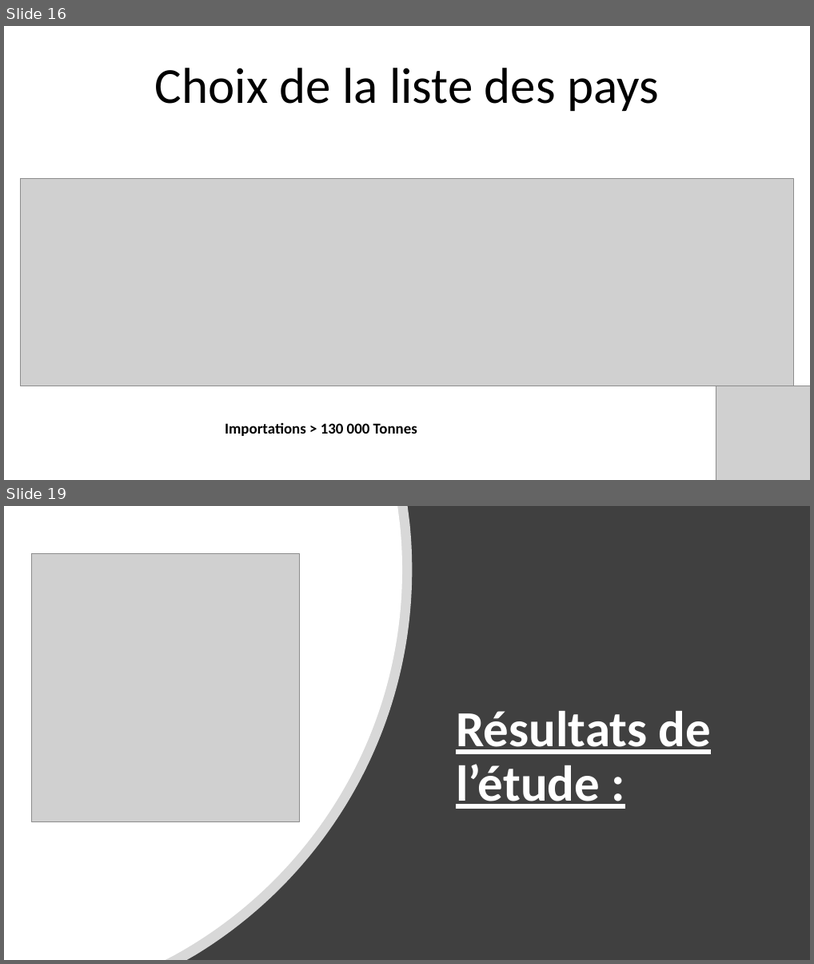
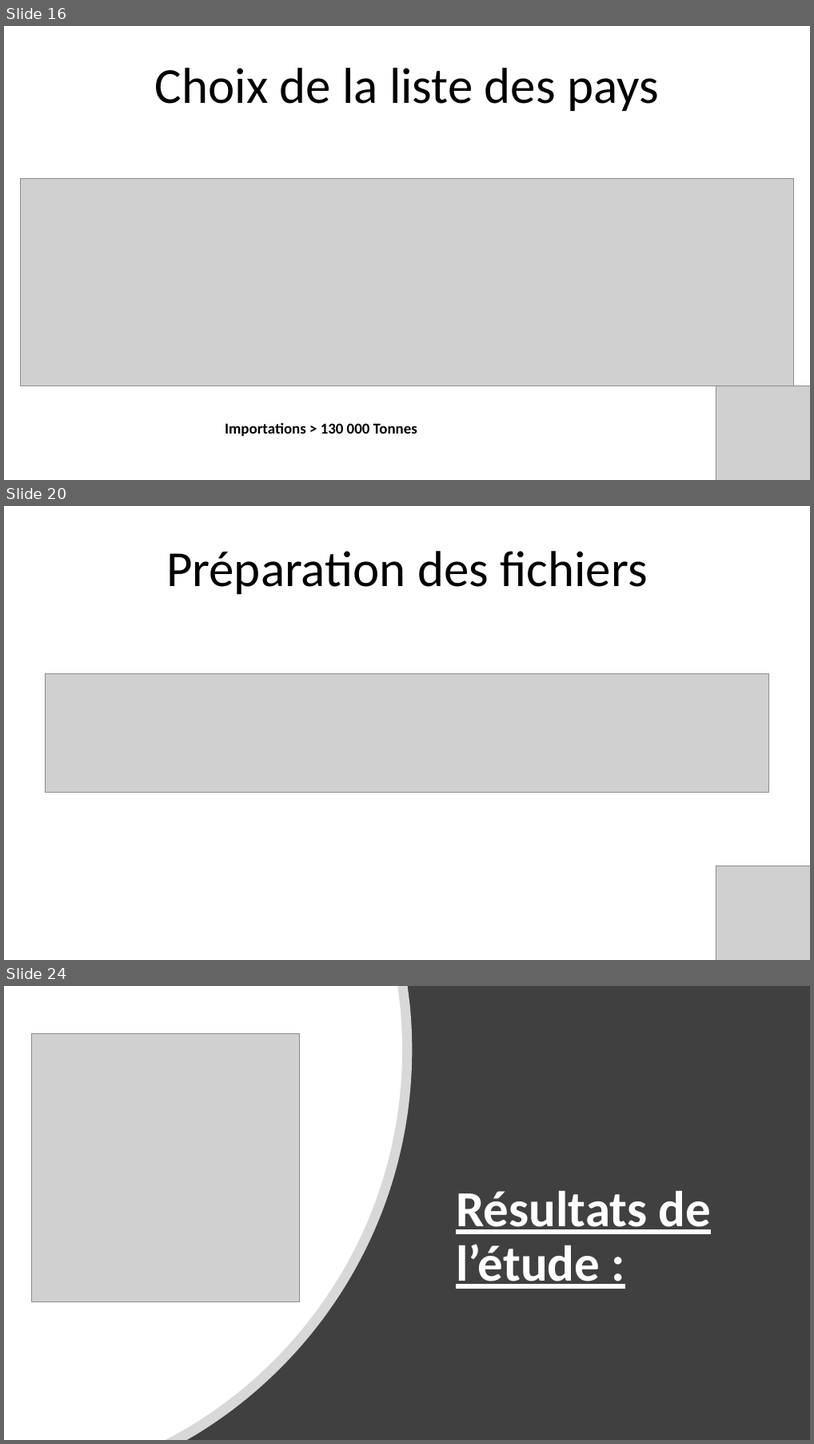
Before and after one commit to Julien-paulet/Projet_5_effectuez_une_etude_de_marche, a slide deck: Projet_5_présentation.pptx. Shown one above the other, each under a label of ours: slides 16 and 19 before the commit, slides 16, 20 and 24 after it; the slides between them are not shown. The pictures are 814x964 and 814x1444 pixels, drawn with LibreOffice and Linux fonts; fonts in the diff are those of the drawing; grey boxes stand for pictures. Boxes give left, top, right and bottom in pixels: in the first picture for what was removed or moved away, otherwise in the second. Text is boxed around its words. In the diff, an @@ line names an element or a change of style, - is before the commit and + after.

```diff
--- a/Projet_5_présentation.pptx
+++ b/Projet_5_présentation.pptx
@@ slide 20 added at (4,506,810,960), background #FFFFFF @@
@@ title added at (166,551,647,594), 60 pt, text #000000 @@
+Préparation des fichiers
@@ picture added at (45,673,770,792) @@
@@ picture added at (717,865,810,960) @@
@@ what was slide 19 is now slide 24 @@
```
Also in this commit, not shown: 5 slides changed, 5 other slides added, 6 slides removed, 1 other file.
